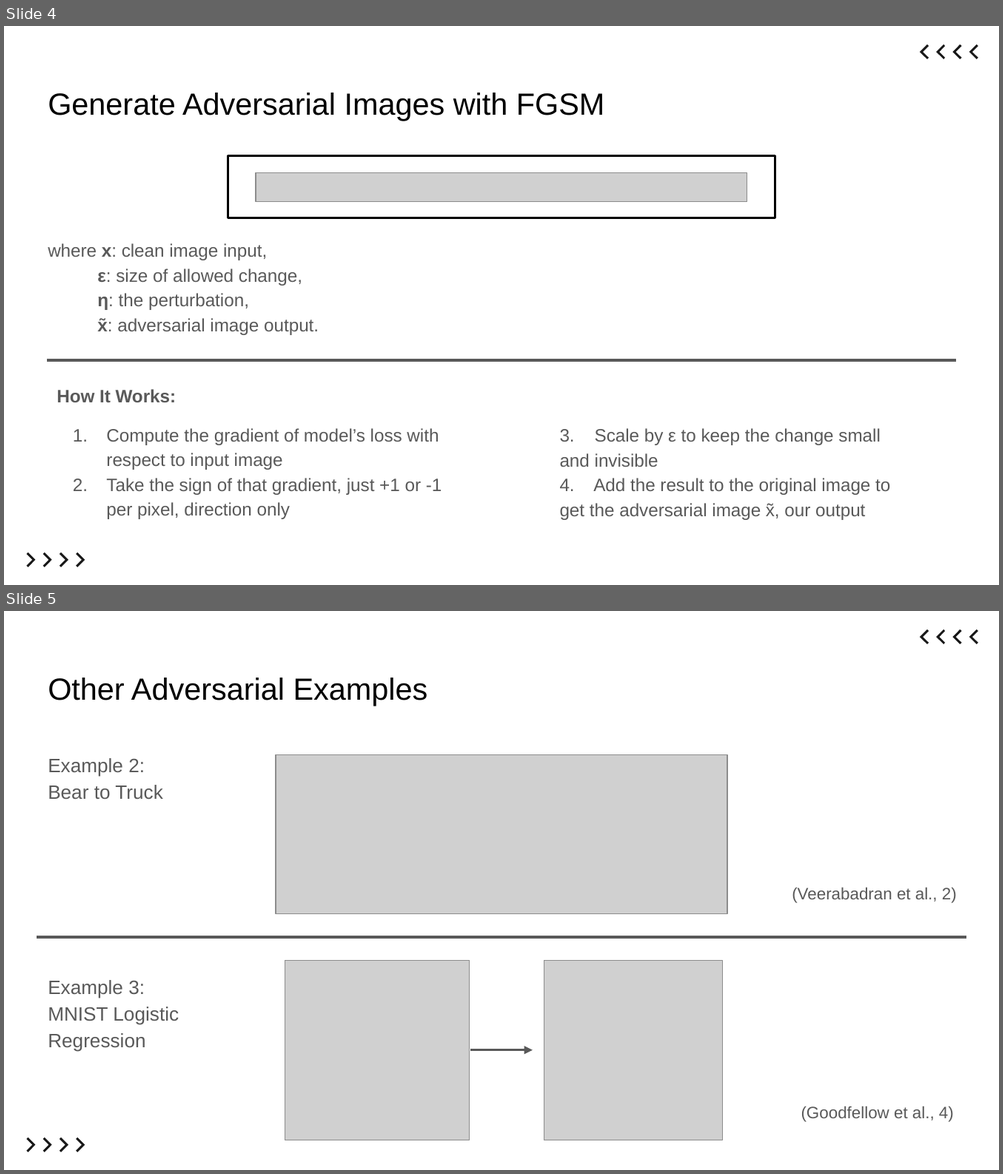
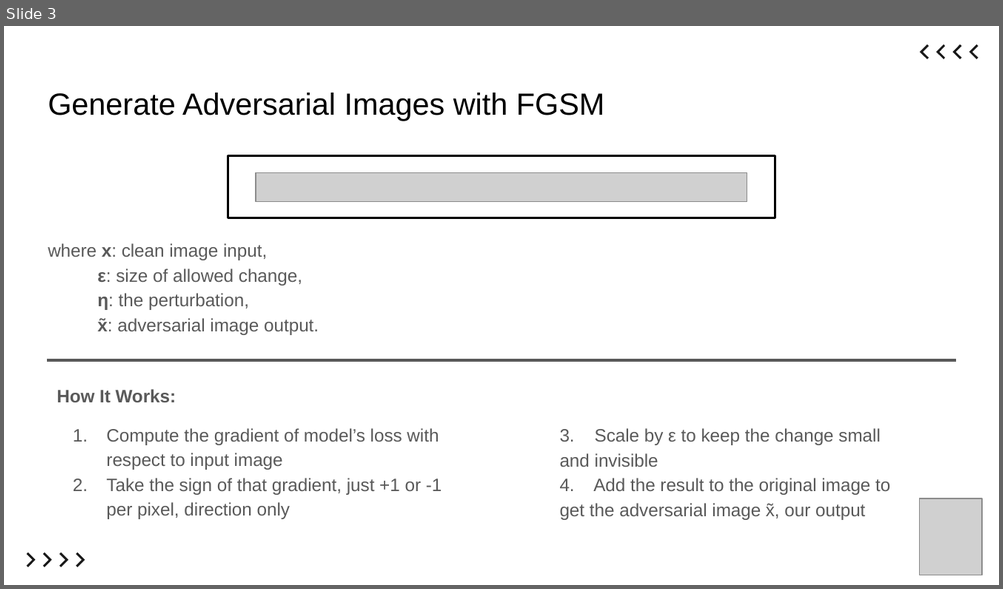
Before and after one commit to ItsKaiwenDu/Robust-Overfitting, a slide deck: report/slides.pptx. Shown one above the other, each under a label of ours: slides 4 and 5 before the commit, slide 3 after it. The pictures are 1003x1174 and 1003x589 pixels, drawn with LibreOffice and Linux fonts; fonts in the diff are those of the drawing; grey boxes stand for pictures. Boxes give left, top, right and bottom in pixels: in the first picture for what was removed or moved away, otherwise in the second. Text is boxed around its words. In the diff, an @@ line names an element or a change of style, - is before the commit and + after.

```diff
--- a/report/slides.pptx
+++ b/report/slides.pptx
@@ slide 5 removed at <box>4,611,999,1170</box>, background #FFFFFF @@
@@ group removed at <box>919,629,978,644</box>: 4 freeform shapes @@
@@ title removed at <box>48,678,428,706</box> @@
-Other Adversarial Examples
@@ text removed at <box>48,758,162,799</box> @@
-Example 2:
-Bear to Truck
@@ picture removed at <box>276,755,727,914</box> @@
@@ text removed at <box>791,888,956,903</box> @@
-(Veerabadran et al., 2)
@@ line removed from (37, 937) to (966, 937) @@
@@ picture removed at <box>284,960,469,1140</box> @@
@@ picture removed at <box>544,960,722,1140</box> @@
@@ text removed at <box>48,980,179,1052</box> @@
-Example 3:
-MNIST Logistic Regression
@@ arrow removed from (470, 1051) to (532, 1051) @@
@@ text removed at <box>801,1107,953,1122</box> @@
-(Goodfellow et al., 4)
@@ group removed at <box>27,1138,85,1153</box>: 4 freeform shapes @@
@@ what was slide 4 is now slide 3 @@
@@ slide 3 changed as well @@
@@ picture added at <box>919,498,982,575</box> @@
```
Also in this commit, not shown: 12 other slides changed, 4 slides added, 6 other slides removed, 11 other files.
